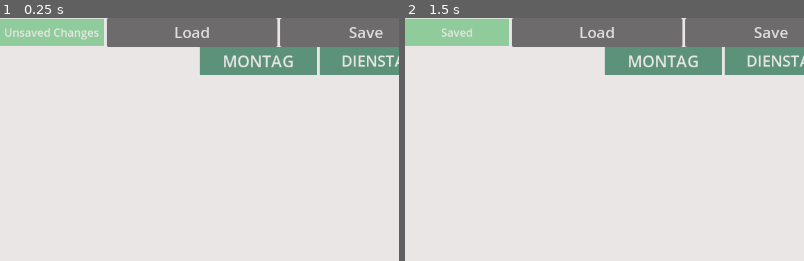
Above: before the commit, frames 1-2 (left to right).
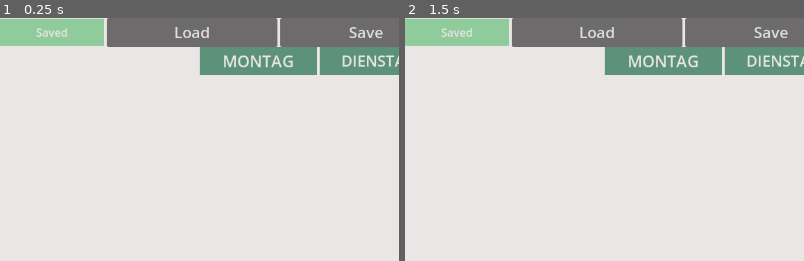
Above: after the commit, the same moments.

Repository: FlorianKloeckner/uzl-better-planner
Game: Godot game, scene res://scenes/node_2d.tscn
Same seed, same stepped clock (60 frames per second), same inputs: the game is played once before the commit and once after it.
Inputs:
- Up to frame 1 (0.25 s): no input
- Up to frame 2 (1.5 s): click "Save" at 0.5 s; click "Export" at 1.25 s
The pictures show only the part of the screen within x 0-50%, y 0-50%; the shares and areas given below are measured in that part.

The runs differ from the first frame. In frame 1, 0.4% of the frame differs, in the area x 1-25%, y 4-10%; in frame 2, nothing differs.

Commit message:
add saving changed times

Diff:
--- a/scenes/ClassWidget.tscn
+++ b/scenes/ClassWidget.tscn
@@ -123,7 +123,7 @@
 
 [node name="HoursEnd" type="OptionButton" parent="ConfirmationDialog/HBoxContainer"]
 layout_mode = 2
-item_count = 10
+item_count = 11
 popup/item_0/text = "08"
 popup/item_0/id = 8
 popup/item_1/text = "09"
@@ -144,6 +144,8 @@
 popup/item_8/id = 16
 popup/item_9/text = "17"
 popup/item_9/id = 17
+popup/item_10/text = "18"
+popup/item_10/id = 18
 
 [node name="Label2" type="Label" parent="ConfirmationDialog/HBoxContainer"]
 layout_mode = 2
--- a/scenes/node_2d.tscn
+++ b/scenes/node_2d.tscn
@@ -36,7 +36,7 @@
 custom_minimum_size = Vector2(150, 0)
 layout_mode = 2
 theme_override_colors/font_color = Color(0.917647, 0.901961, 0.898039, 1)
-text = "Unsaved Changes"
+text = "Saved"
 horizontal_alignment = 1
 vertical_alignment = 1
 
--- a/scripts/class_widget.gd
+++ b/scripts/class_widget.gd
@@ -6,7 +6,8 @@
 const SPACE_NODE = preload("res://scenes/space_node.tscn")
 const CLASS_WIDGET = preload("res://scenes/ClassWidget.tscn")
 
-var linked_lecture
+var linked_lecture #widget linked to lecture_list
+var linked_list_lecture
 
 var active: bool = false
 
@@ -51,7 +52,9 @@
 	lecture_name = text
 	$Label.text = text
 
-func set_times(s:int, e:int):
+
+
+func set_times(s:int, e:int): #only to be called by the widget
 	start_time = s
 	end_time = e
 	var end_time_formatted
--- a/scripts/node_2d.gd
+++ b/scripts/node_2d.gd
@@ -36,6 +36,7 @@
 			var data = json.data
 			for child in $ScrollContainer/Lecture_list.get_children():
 				if child.lecture_name == data["lecture_name"] and data["is_active"]:
+					child.set_times(data["lecture_start_time"], data["lecture_end_time"])
 					child.toggle_active()
 	set_board()
 
@@ -48,7 +49,9 @@
 	for child in $ScrollContainer/Lecture_list.get_children():
 		var json_string = {
 			"lecture_name" : child.lecture_name,
-			"is_active": child.active
+			"is_active": child.active,
+			"lecture_start_time" : child.start_time,
+			"lecture_end_time" : child.end_time
 		}
 		json_string = JSON.stringify(json_string)
 		save_file.store_line(json_string)
@@ -158,6 +161,7 @@
 	var instance = CLASS_WIDGET.instantiate()
 	instance.set_times(lecture.start_time, lecture.end_time)
 	instance.linked_lecture = lecture
+	lecture.linked_list_lecture = instance
 	instance.set_label(lecture.lecture_name)
 	instance.calculate_height()
 	instance.set_is_widget(true)
